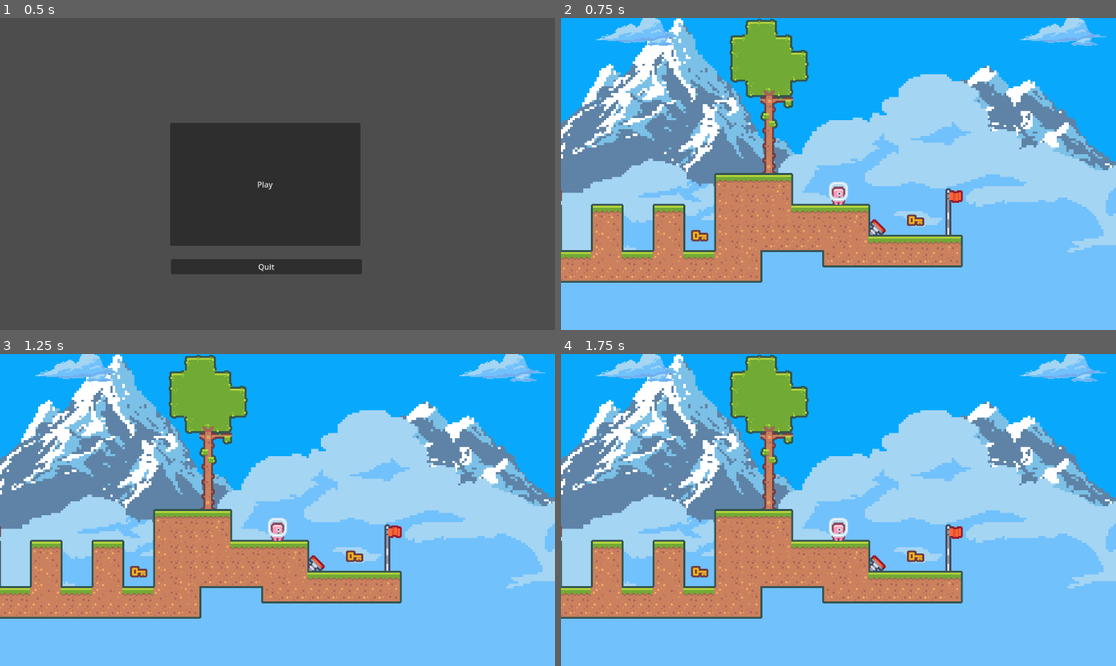
Above: before the commit, frames 1-4 (two rows, left to right).
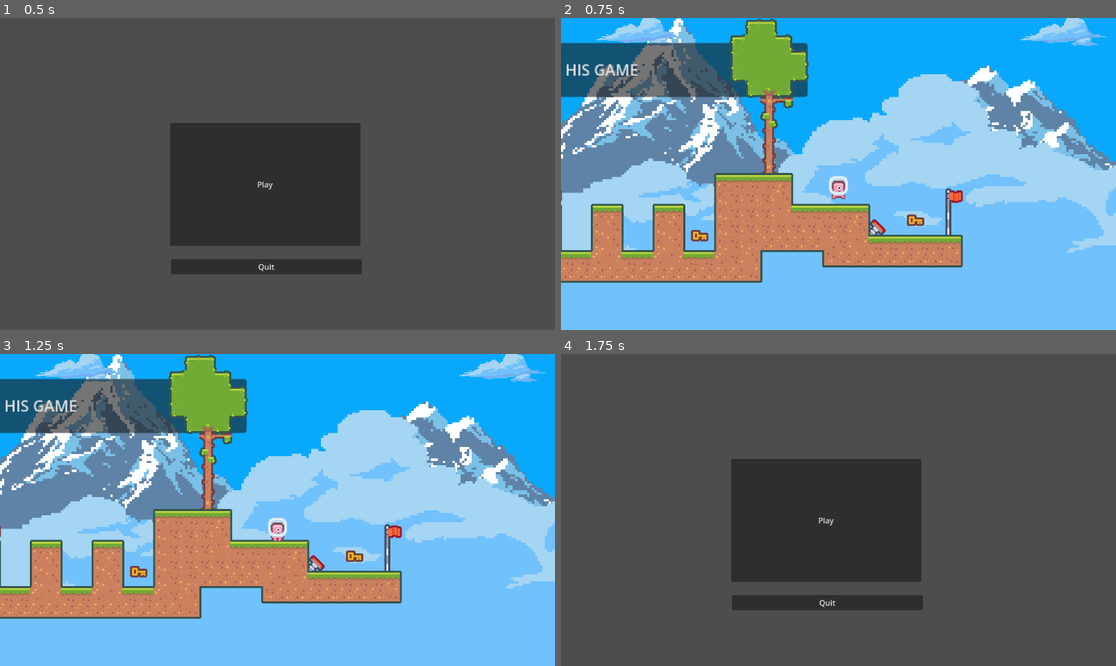
Above: after the commit, the same moments.

Repository: dalpner/build-n-run
Game: Godot game, scene res://scene/main/main.tscn
Same seed, same stepped clock (60 frames per second), same inputs: the game is played once before the commit and once after it.
Inputs (mouse positions are in pixels of both pictures, inside the frame that each line leads up to):
- Up to frame 1 (0.5 s): no input
- Up to frame 2 (0.75 s): click "Play" at 0.5 s
- Up to frame 3 (1.25 s): no input
- Up to frame 4 (1.75 s): click (583, 407) at 1.25 s, where only the run after the commit has a clickable "END HIS GAME"

Frame 1 is identical in both runs. In frame 2, 6.0% of the frame differs, in the area x 0-52%, y 7-60%; in frame 3, 5.7%; in frame 4, 100%, in the area x 0-100%, y 0-100%.

Commit message:
rotation on jump

Diff:
--- a/godot/scene/player/player.gd
+++ b/godot/scene/player/player.gd
@@ -3,6 +3,7 @@
 
 const SPEED = 100.0
 const JUMP_VELOCITY = -300.0
+var jump_direction = 1
 
 # Get the gravity from the project settings to be synced with RigidBody nodes.
 var gravity = ProjectSettings.get_setting("physics/2d/default_gravity")
@@ -18,14 +19,22 @@
 	# Add the gravity.
 	if not is_on_floor():
 		velocity.y += gravity * delta
+		rotate(abs(velocity.x) / 420 * jump_direction)
+
+	if  is_on_floor():
+		rotation = 0
+
+	var direction = Input.get_axis("ui_left", "ui_right")
 
 	# Handle Jump.
 	if Input.is_action_just_pressed("ui_accept") and is_on_floor():
 		velocity.y = JUMP_VELOCITY
+		print(direction)
+		jump_direction = direction
+
 
 	# Get the input direction and handle the movement/deceleration.
 	# As good practice, you should replace UI actions with custom gameplay actions.
-	var direction = Input.get_axis("ui_left", "ui_right")
 
 	if direction == -1:
 		sprite.set_flip_h(false);
@@ -39,9 +48,9 @@
 	else:
 		if velocity.y != 0:
 			anim.play("Jump")
-			rotate(velocity.x)
 		if velocity.y == 0:
 			velocity.x = move_toward(velocity.x, 0, SPEED)
 			anim.play("Idle")
 
+
 	move_and_slide()
--- /dev/null
+++ b/godot/scene/world/Button.gd
@@ -0,0 +1,4 @@
+extends Button
+
+func _on_pressed():
+	get_tree().change_scene_to_file("res://scene/main/main.tscn")
--- a/godot/scene/world/world.tscn
+++ b/godot/scene/world/world.tscn
@@ -1,6 +1,7 @@
-[gd_scene load_steps=9 format=3 uid="uid://dubgnuxpedghq"]
+[gd_scene load_steps=10 format=3 uid="uid://dubgnuxpedghq"]
 
 [ext_resource type="PackedScene" uid="uid://dl2yload2l4j0" path="res://scene/player/player.tscn" id="1_6i5td"]
+[ext_resource type="Script" path="res://scene/world/Button.gd" id="2_1gid2"]
 [ext_resource type="Texture2D" uid="uid://ckud0aqkxk3bu" path="res://assets/tiles/tiles_packed.png" id="2_hrlpw"]
 [ext_resource type="PackedScene" uid="uid://dxbmkqlhq45bo" path="res://scene/world/flag.tscn" id="3_sdtjx"]
 [ext_resource type="PackedScene" uid="uid://cj5wtvyn4f52r" path="res://scene/world/background.tscn" id="4_6hveq"]
@@ -591,6 +592,14 @@
 
 [node name="Background" parent="." instance=ExtResource("4_6hveq")]
 
+[node name="Button" type="Button" parent="."]
+offset_left = 160.0
+offset_top = 152.0
+offset_right = 624.0
+offset_bottom = 208.0
+text = "END HIS GAME"
+script = ExtResource("2_1gid2")
+
 [node name="TileMap" type="TileMap" parent="."]
 tile_set = SubResource("TileSet_mcr3u")
 cell_quadrant_size = 18
@@ -601,7 +610,7 @@
 position = Vector2(776, 312)
 
 [node name="Player" parent="." instance=ExtResource("1_6i5td")]
-position = Vector2(656, 296)
+position = Vector2(656, 288)
 
 [node name="Key" parent="." instance=ExtResource("5_wncrt")]
 position = Vector2(512, 352)
@@ -615,3 +624,5 @@
 [node name="StaticBody2D" parent="." instance=ExtResource("6_pak6d")]
 position = Vector2(696, 344)
 rotation = 0.785398
+
+[connection signal="pressed" from="Button" to="Button" method="_on_pressed"]
